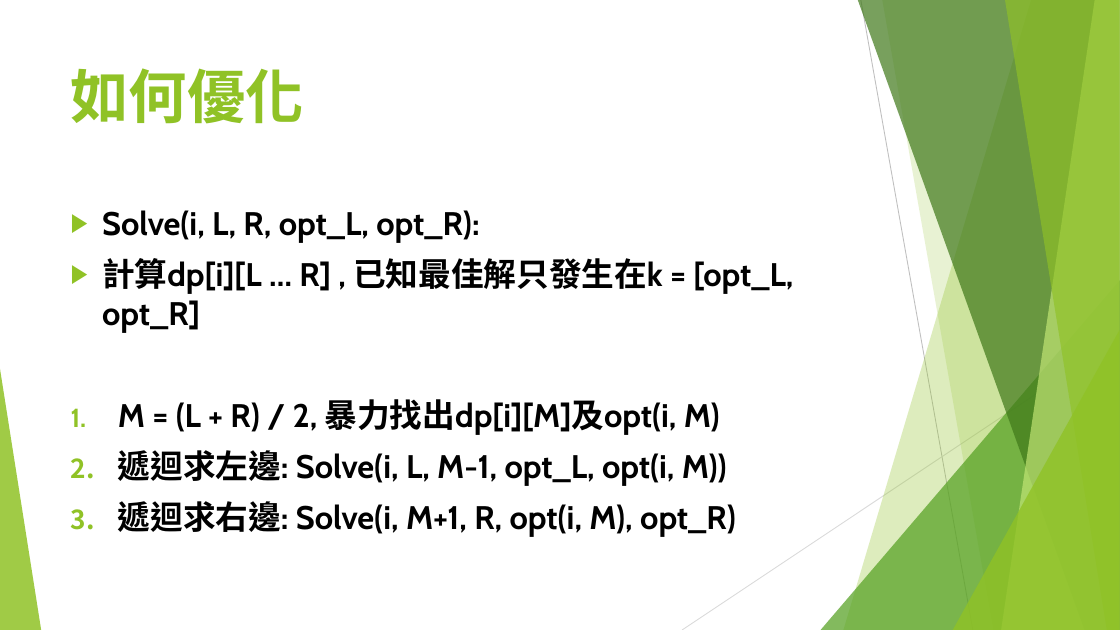
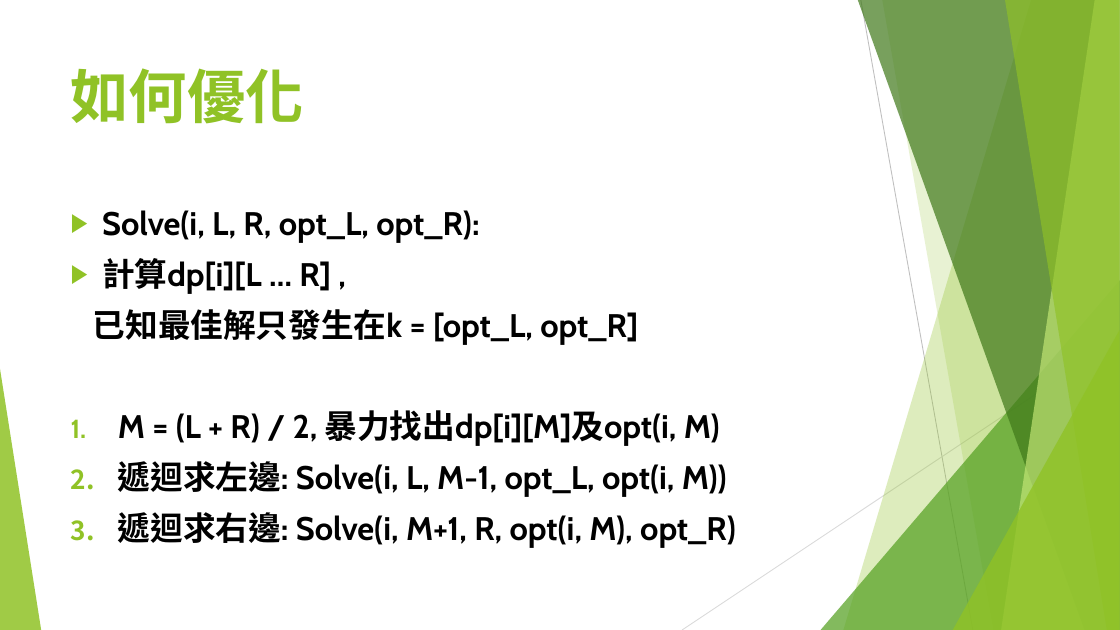
Before and after one commit to S920105123/DP2, a slide deck: slide 40 of presentation/進階動態規劃.pptx (slide 30 before the commit). Drawn at 1120x630 pixels with LibreOffice and Linux fonts; fonts in the diff are those of the drawing. Boxes give left, top, right and bottom in pixels: in the first picture for what was removed or moved away, otherwise in the second. Text is boxed around its words. In the diff, an @@ line names an element or a change of style, - is before the commit and + after.

```diff
--- a/presentation/進階動態規劃.pptx
+++ b/presentation/進階動態規劃.pptx
@@ text at [93, 258, 638, 345]: text changed @@
-▶ 計算dp[i][L … R] , 已知最佳解只發生在k = [opt_L, opt_R]
+▶ 計算dp[i][L … R] ,
+已知最佳解只發生在k = [opt_L, opt_R]
```
Also in this commit, not shown: 15 other slides changed, 17 slides added, 1 slide removed.
